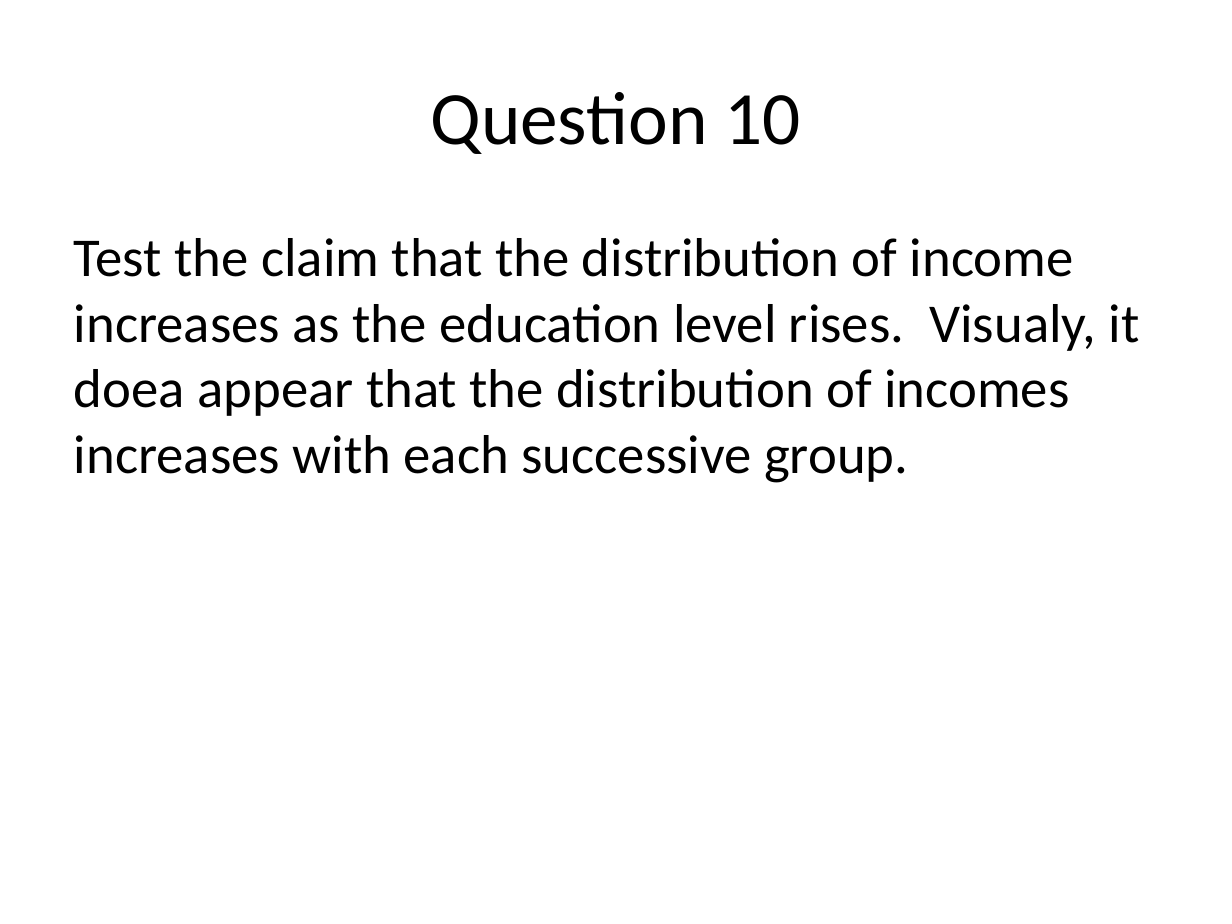
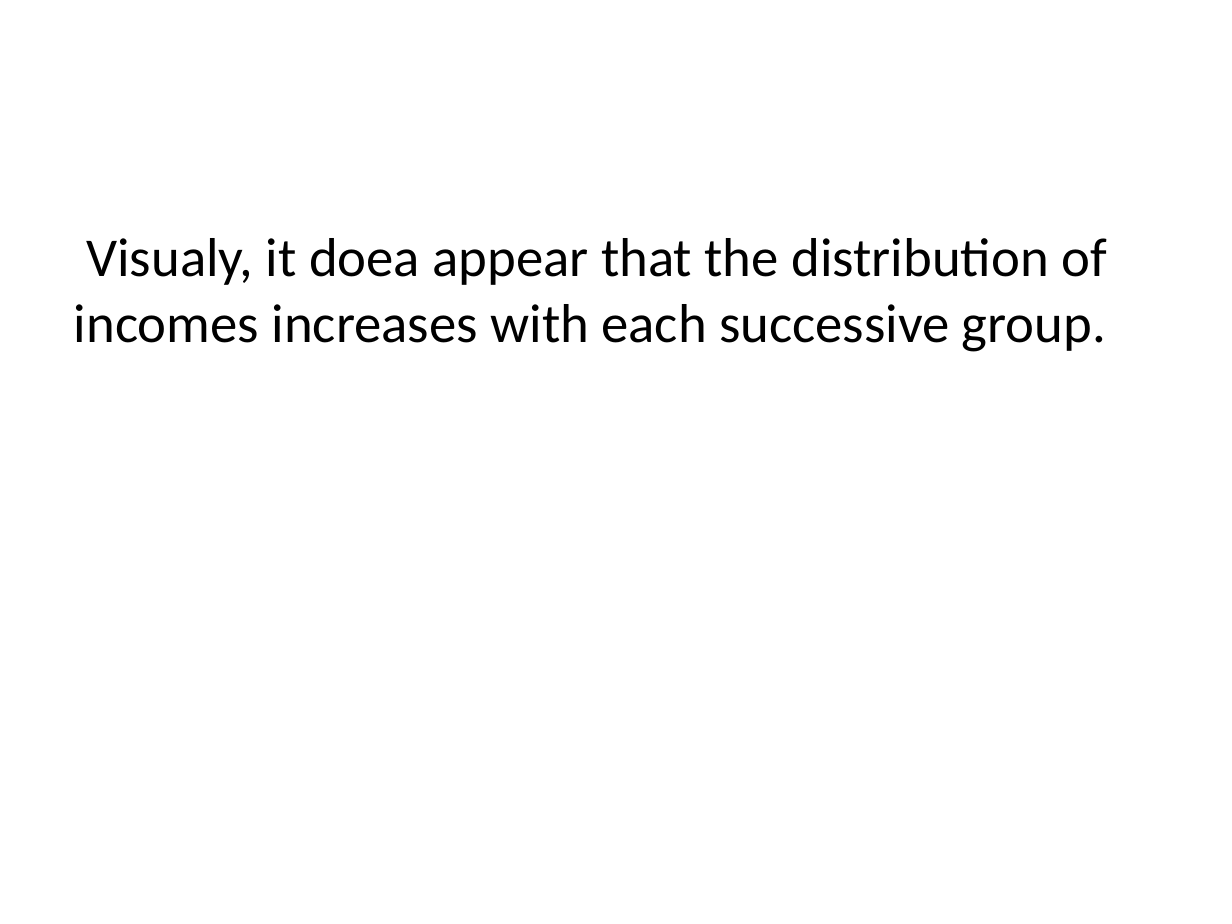
Before and after one commit to rmpalmer/MDS-6306-Doing-Data-Science-Fall-2019, a slide deck: slide 29 of Unit 2/Richard_Palmer_LiveSession_2.pptx (slide 11 before the commit). Drawn at 1232x924 pixels with LibreOffice and Linux fonts; fonts in the diff are those of the drawing. Boxes give left, top, right and bottom in pixels: in the first picture for what was removed or moved away, otherwise in the second. Text is boxed around its words. In the diff, an @@ line names an element or a change of style, - is before the commit and + after.

```diff
--- a/Unit 2/Richard_Palmer_LiveSession_2.pptx
+++ b/Unit 2/Richard_Palmer_LiveSession_2.pptx
@@ title removed at (430,92,801,154) @@
-Question 10
@@ text at (74,238,1107,352): text changed @@
-Test the claim that the distribution of income increases as the education level rises. Visualy, it doea appear that the distribution of incomes increases with each successive group.
+Visualy, it doea appear that the distribution of incomes increases with each successive group.
```
Also in this commit, not shown: 8 other slides changed, 18 slides added, 1 other file.
